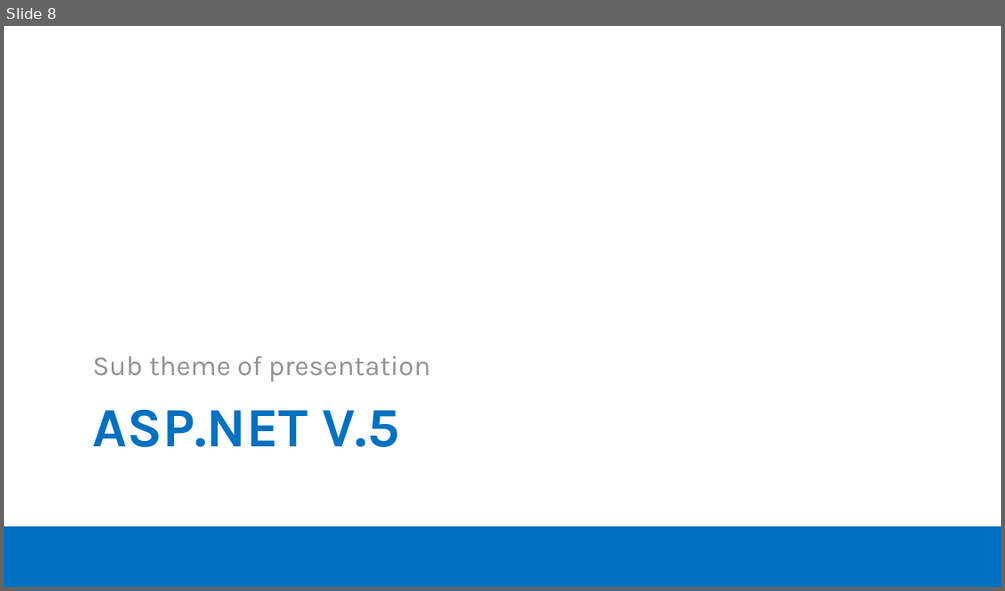
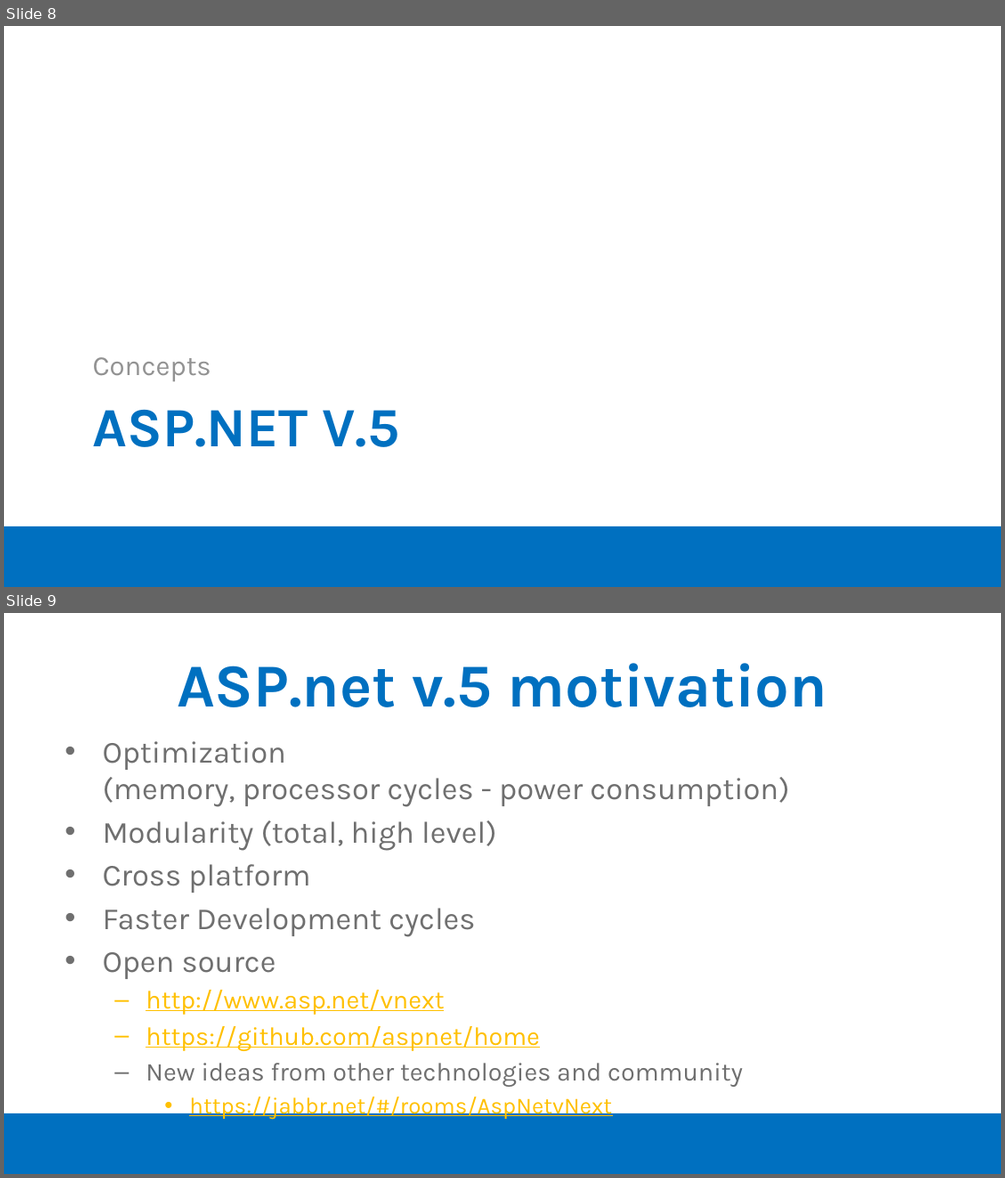
Before and after one commit to moljac/ASP.net.v5-AKA-vNext-Windays15, a slide deck: talk/Windays15 - ASP.net v.5 (vNext) on Linux and Mac OSX.pptx. Shown one above the other, each under a label of ours: slide 8 before the commit, slides 8 and 9 after it. The pictures are 1005x591 and 1005x1178 pixels, drawn with LibreOffice and Linux fonts; fonts in the diff are those of the drawing; background and template pictures are left out. Boxes give left, top, right and bottom in pixels: in the first picture for what was removed or moved away, otherwise in the second. Text is boxed around its words. In the diff, an @@ line names an element or a change of style, - is before the commit and + after.

```diff
--- a/talk/Windays15 - ASP.net v.5 (vNext) on Linux and Mac OSX.pptx
+++ b/talk/Windays15 - ASP.net v.5 (vNext) on Linux and Mac OSX.pptx
@@ slide 9 added at (4,613,1001,1174), background #FFFFFF; not listed: 1 template element that a slide beside it also shows @@
@@ title added at (177,663,826,707), 44 pt, text #0070C0, bold @@
+ASP.net v.5 motivation
@@ text added at (103,741,789,1119), 22.2 pt, text #6F6F6F @@
+• Optimization
+  (memory, processor cycles - power consumption)
+• Modularity (total, high level)
+• Cross platform
+• Faster Development cycles
+• Open source
+  – http://www.asp.net/vnext
+  – https://github.com/aspnet/home
+  – New ideas from other technologies and community
+    • https://jabbr.net/#/rooms/AspNetvNext
@@ slide 8 changed as well @@
@@ text at (93,357,211,381): text changed @@
-Sub theme of presentation
+Concepts
```
Also in this commit, not shown: 14 other slides changed, 2 other slides added, 3 slides removed.
